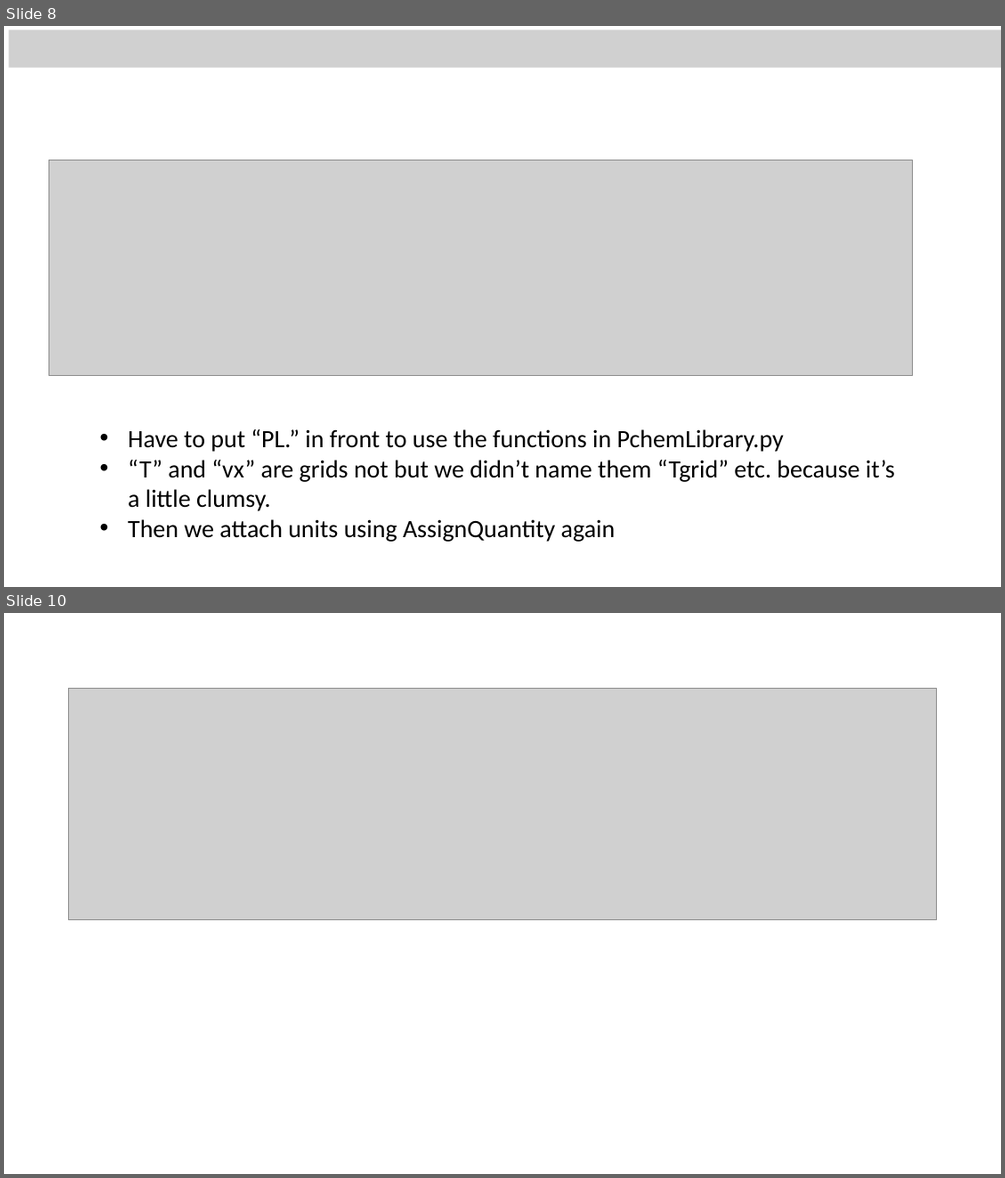
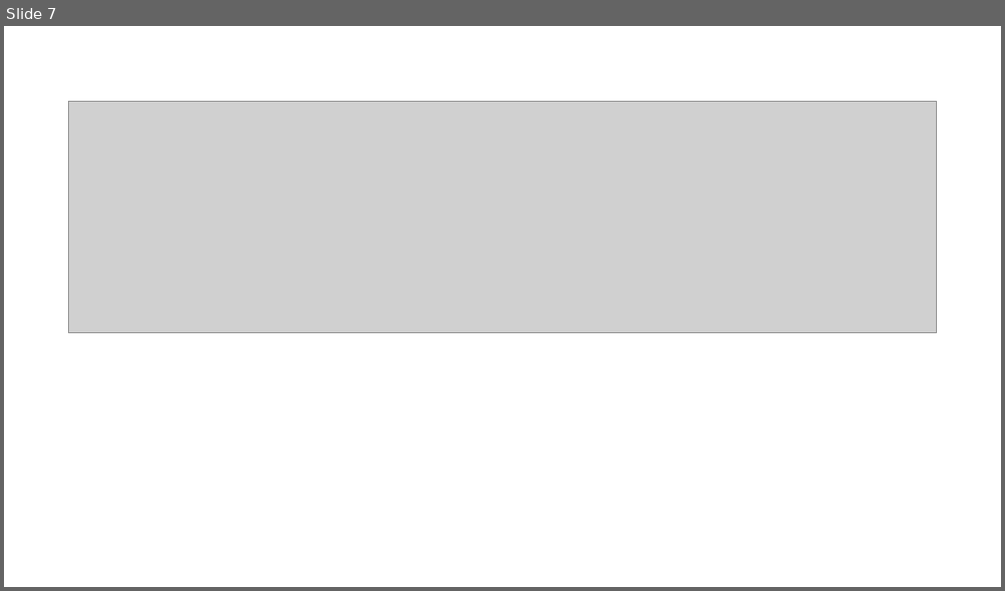
Before and after one commit to sneshyba/pypchem, a slide deck: Thermo 2022 (Neshyba)/Lectures/Week 3 - Probability density functions/Week 3.2 - Visualizing probability distributions.pptx. Shown one above the other, each under a label of ours: slides 8 and 10 before the commit, slide 7 after it; the slides between them are not shown. The pictures are 1005x1178 and 1005x591 pixels, drawn with LibreOffice and Linux fonts; fonts in the diff are those of the drawing; grey boxes stand for pictures. Boxes give left, top, right and bottom in pixels: in the first picture for what was removed or moved away, otherwise in the second. Text is boxed around its words. In the diff, an @@ line names an element or a change of style, - is before the commit and + after.

```diff
--- a/Thermo 2022 (Neshyba)/Lectures/Week 3 - Probability density functions/Week 3.2 - Visualizing probability distributions.pptx
+++ b/Thermo 2022 (Neshyba)/Lectures/Week 3 - Probability density functions/Week 3.2 - Visualizing probability distributions.pptx
@@ slide 8 removed at <box>4,26,1001,587</box>, background #FFFFFF @@
@@ picture removed at <box>8,30,1001,67</box> @@
@@ picture removed at <box>48,160,913,375</box> @@
@@ text removed at <box>128,429,895,541</box> @@
-• Have to put “PL.” in front to use the functions in PchemLibrary.py
-• “T” and “vx” are grids not but we didn’t name them “Tgrid” etc. because it’s a little clumsy.
-• Then we attach units using AssignQuantity again
@@ what was slide 10 is now slide 7 @@
```
Also in this commit, not shown: 1 slide changed, 13 slides added, 6 other slides removed, 17 other files.
